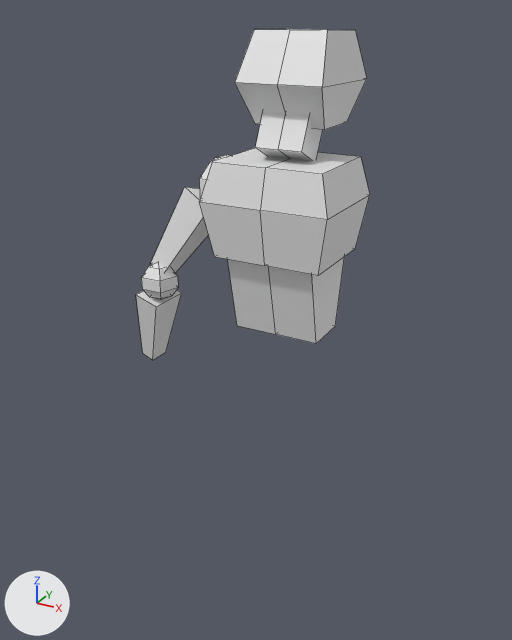
An edit to the Blender file My-Blender-3D-Models/lowpoly-person.blend, drawn before and after from the same camera.
One viewpoint serves both versions: a 50 mm camera at (6.58, -13.17, 7.27) aimed at (-1.15, 0.87, 0.25). Arrows for +X, +Y and +Z are at lower left; the lights stay in place. Mesh edges are drawn as thin lines.
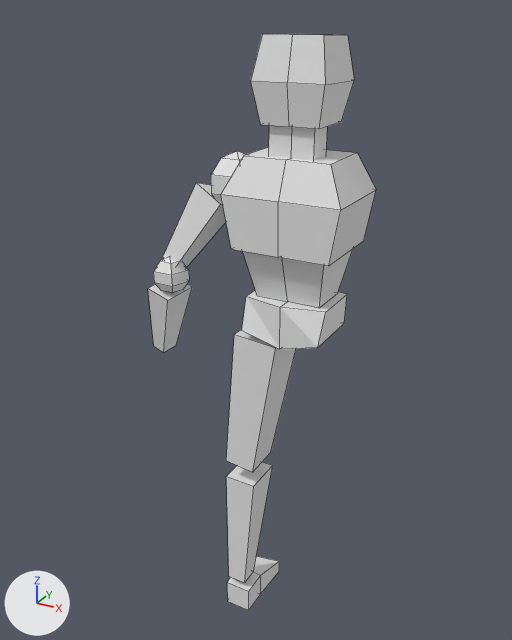
Commit message: Add Foot to lowpoly-person.blend

Pixel boxes [x1, y1, x2, y2] of what changed, in the pictures (512 x 640 px; the box of a moved part takes in the faces that stretch with it):
'person', reshaped (9% narrower, 13% shorter)
    before: [199, 29, 370, 344]
    after: [221, 34, 376, 308]
'Upper Foot', added
    after: [226, 329, 296, 472]
'Upper Arm', added
    after: [242, 290, 347, 349]
'Bottom Foot', added
    after: [226, 462, 273, 583]
'Cube', moved
    before: [151, 187, 208, 273]
    after: [162, 183, 226, 267]
'Cube.001', moved
    before: [136, 290, 182, 360]
    after: [148, 284, 192, 353]
'Sphere.001', moved
    before: [141, 264, 178, 300]
    after: [154, 258, 189, 293]
'Feet', added
    after: [227, 556, 279, 610]
'Sphere', moved
    before: [199, 155, 230, 198]
    after: [211, 151, 247, 202]
part 1 of me_cube_010, rebuilt (9% narrower, 7% shorter)
    before: [199, 148, 370, 276]
    after: [221, 147, 376, 266]
part 2 of me_cube_010, rebuilt
    before: [228, 257, 344, 344]
    after: [243, 249, 353, 308]
part 3 of me_cube_010, rebuilt
    before: [255, 112, 323, 161]
    after: [269, 125, 327, 160]
part 4 of me_cube_010, moved or reshaped
    before: [235, 29, 367, 130]
    after: [251, 34, 354, 129]

The change, as a diff of the scene's bpy script:
```diff
--- a/My-Blender-3D-Models/lowpoly-person.blend.py
+++ b/My-Blender-3D-Models/lowpoly-person.blend.py
@@ me_cube_010 @@
 # used by ob_person; location = (0.0, 0.32, 1.59); rotation_euler = (0.0, 0.0, 3.142), in degrees (0, 0, 180)
-me_cube_010.from_pydata(...)  # 40 vertices, 26 faces; spans x 0.0..1.45, y -1.67..1.35, z -1.0..5.31
+me_cube_010.from_pydata(...)  # 40 vertices, 27 faces; spans x 0.0..1.4, y -1.65..0.58, z -0.42..5.21
+# me_cube_010 part 1: the loose piece of 12 vertices spanning x 0.0..1.45, y -1.17..1.35, z 0.79..2.82 is rebuilt with 12 vertices and now spans x 0.0..1.4, y -1.65..0.58, z 0.79..2.82
+# me_cube_010 part 2: the loose piece of 8 vertices spanning x 0.0..1.0, y -0.81..1.0, z -1.0..0.78 is rebuilt with 8 vertices and now spans x 0.0..1.0, y -1.44..0.37, z -0.42..0.78
+# me_cube_010 part 3: the loose piece of 8 vertices spanning x 0.0..0.53, y -0.61..0.61, z 2.75..4.18 is rebuilt with 8 vertices and now spans x 0.0..0.53, y -0.61..0.02, z 2.72..3.49
+# me_cube_010 part 4
+# 10 vertices are removed from x 0.0..0.95, y -1.67..0.69, z 3.47..5.31
+# 8 faces are deleted
+# 10 vertices are added at x 0.0..0.83, y -1.25..0.26, z 3.47..5.21
+# 8 new faces join them
@@ me_cube_002 @@
+me_cube_002.from_pydata([(-0.72, -1.03, -1.33), (-1.2, -0.94, 1.0), (-0.72, 0.21, -1.33), (-1.2, 1.54, 1.0), (0.82, -1.03, -1.33), (1.3, -0.94, 1.0), (0.82, 0.21, -1.33), (1.3, 1.54, 1.0)], [], [(0, 1, 3, 2), (2, 3, 7, 6), (6, 7, 5, 4), (4, 5, 1, 0), (2, 6, 4, 0), (7, 3, 1, 5)])
@@ me_cube_001 @@
+me_cube_001.from_pydata([(-0.84, -1.38, -1.63), (-1.4, -1.38, 0.91), (-0.84, 1.0, -1.63), (-1.4, 1.93, 0.91), (1.56, -1.38, -1.62), (1.97, -1.38, 0.95), (1.56, 1.0, -1.62), (1.97, 1.93, 0.95)], [], [(0, 1, 3, 2), (2, 3, 7, 6), (6, 7, 5, 4), (4, 5, 1, 0), (2, 6, 4, 0), (7, 3, 1, 5)])
@@ ob_cube @@
 ob_cube = bpy.data.objects.new('Cube', me_cube_011)
-ob_cube.location = (-2.31, -0.37, 2.58)
+ob_cube.location = (-2.31, 0.09, 2.58)
 ob_cube.rotation_euler = (-0.313, 0.498, -0.153)  # degrees (-18, 29, -8.8)
@@ ob_sphere @@
 ob_sphere = bpy.data.objects.new('Sphere', me_sphere)
-ob_sphere.location = (-1.38, 0.0, 3.73)
+ob_sphere.location = (-1.38, 0.46, 3.73)
 ob_sphere.scale = (0.676, 0.676, 0.676)
@@ ob_sphere_001 @@
 ob_sphere_001 = bpy.data.objects.new('Sphere.001', me_sphere_001)
-ob_sphere_001.location = (-2.8, -0.74, 1.51)
+ob_sphere_001.location = (-2.8, -0.28, 1.51)
 ob_sphere_001.scale = (0.455, 0.455, 0.455)
@@ ob_cube_001 @@
 ob_cube_001 = bpy.data.objects.new('Cube.001', me_cube_012)
-ob_cube_001.location = (-3.14, -0.51, 0.25)
+ob_cube_001.location = (-3.14, -0.05, 0.25)
 ob_cube_001.rotation_euler = (0.0879, 0.246, -0.123)  # degrees (5, 14, -7)
@@ ob_feet @@
+ob_feet = bpy.data.objects.new('Feet', me_cube_003)  # 12 vertices, 10 faces; spans x -1.19..1.12, y -1.44..5.85, z -0.47..0.44
+ob_feet.location = (-1.26, 0.29, -7.91)
+ob_feet.scale = (0.4, 0.245, 0.8)
@@ ob_bottom_foot @@
+ob_bottom_foot = bpy.data.objects.new('Bottom Foot', me_cube_002)
+ob_bottom_foot.location = (-1.22, 0.42, -5.45)
+ob_bottom_foot.rotation_euler = (0.0, 0.0357, 0.0)  # degrees (0, 2, 0)
+ob_bottom_foot.scale = (0.329, 0.422, 1.44)
@@ ob_upper_foot @@
+ob_upper_foot = bpy.data.objects.new('Upper Foot', me_cube_001)
+ob_upper_foot.location = (-0.95, 0.54, -1.15)
+ob_upper_foot.rotation_euler = (0.0, 0.131, 0.0)  # degrees (0, 7.5, 0)
+ob_upper_foot.scale = (0.329, 0.422, 1.44)
@@ ob_upper_arm @@
+ob_upper_arm = bpy.data.objects.new('Upper Arm', me_cube)  # 12 vertices, 10 faces; spans x -1.0..1.0, y -1.45..1.42, z -0.49..1.0
+ob_upper_arm.location = (0.0, 0.76, 0.47)
+ob_upper_arm.scale = (1.0, 0.624, 0.699)
```
